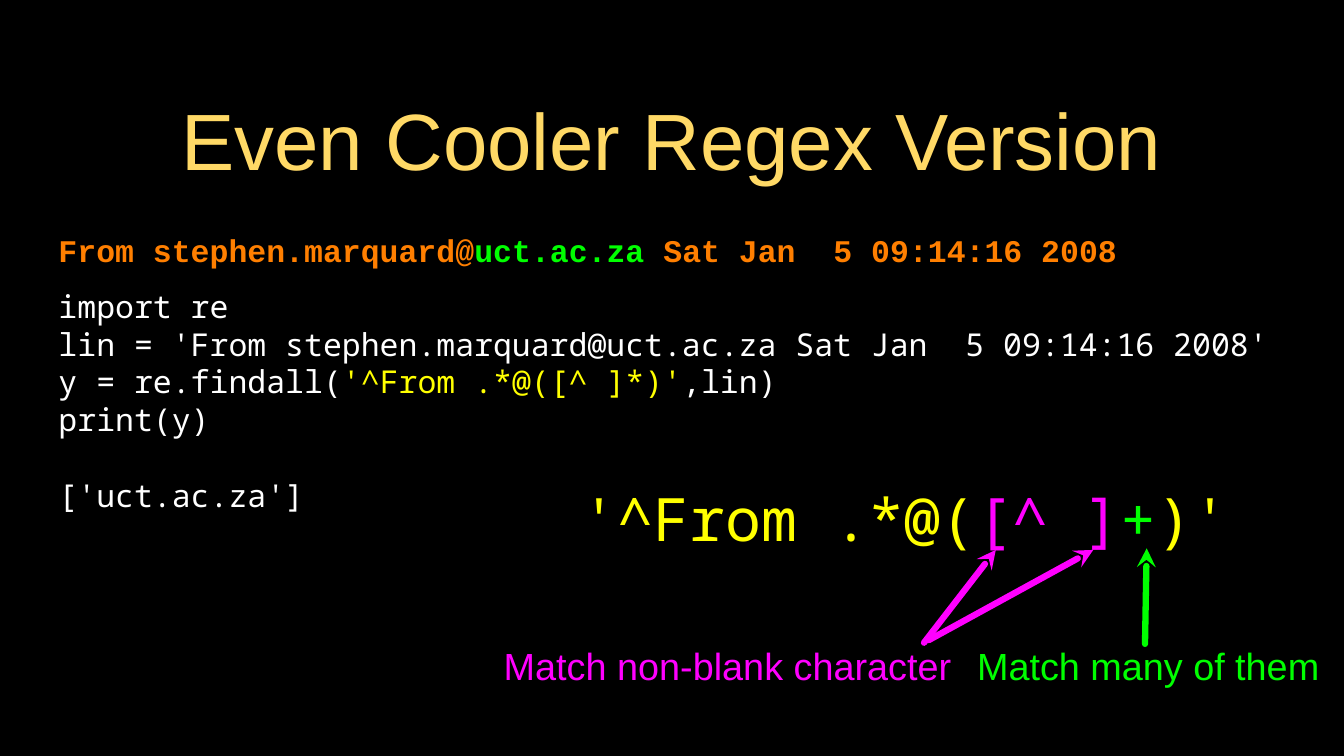
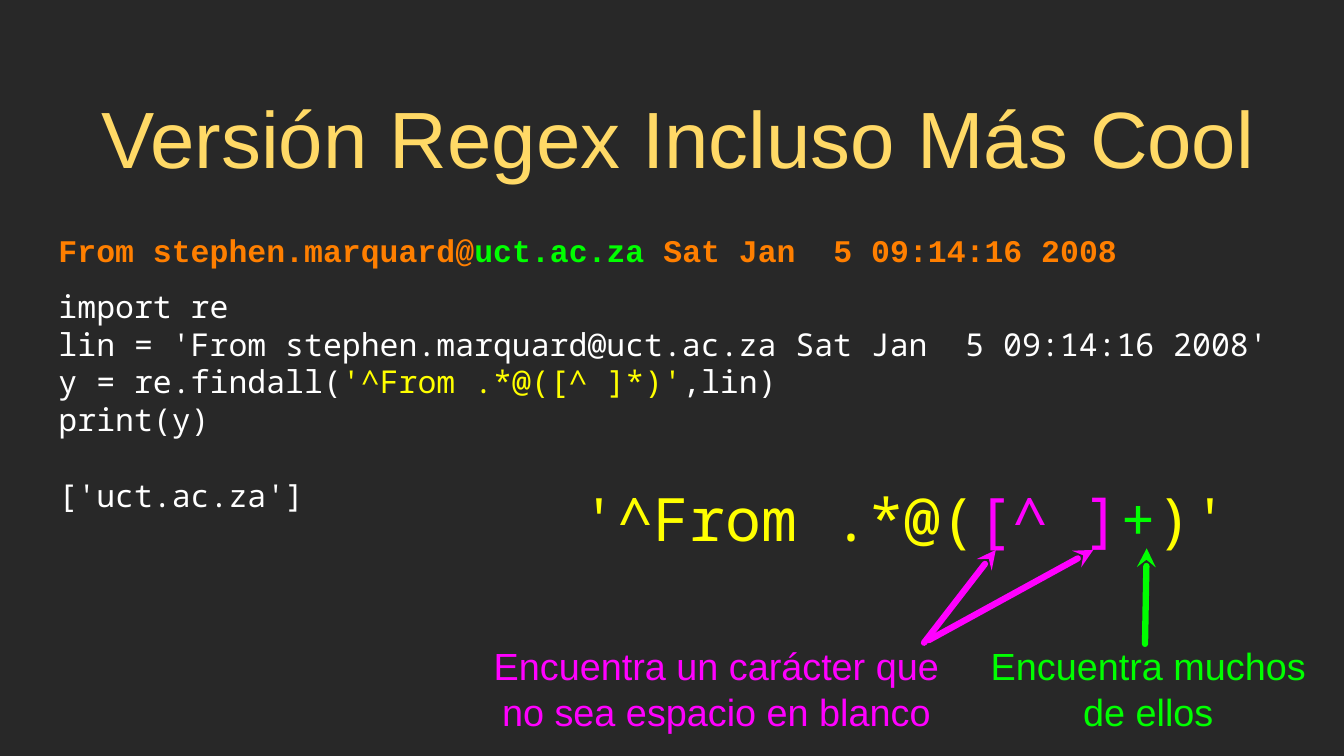
Before and after one commit to csev/py4e, a slide deck: slide 29 of lectures3/Pythonlearn-11-Regex.pptx. Drawn at 1344x756 pixels with LibreOffice and Linux fonts; fonts in the diff are those of the drawing. Boxes give left, top, right and bottom in pixels: in the first picture for what was removed or moved away, otherwise in the second. Text is boxed around its words. In the diff, an @@ line names an element or a change of style, - is before the commit and + after.

Commit message:
Translation of lectures3/11 Regex to Spanish
Spanish translation of lectures3/Pythonlearn-11-Regex.pptx
and regex cheatsheet.

```diff
--- a/lectures3/Pythonlearn-11-Regex.pptx
+++ b/lectures3/Pythonlearn-11-Regex.pptx
@@ background #000000 to #282828 @@
@@ title at [102,109,1254,183]: text changed @@
-Even Cooler Regex Version
+Versión Regex Incluso Más Cool
@@ text at [494,652,939,733]: text changed @@
-Match non-blank character
+Encuentra un carácter que no sea espacio en blanco
@@ text at [991,652,1305,727]: text changed @@
-Match many of them
+Encuentra muchos de ellos
@@ rectangle removed at [0,691,1344,756] @@
```
Also in this commit, not shown: 27 other slides changed, 6 slides added, 6 slides removed, 1 other file.
